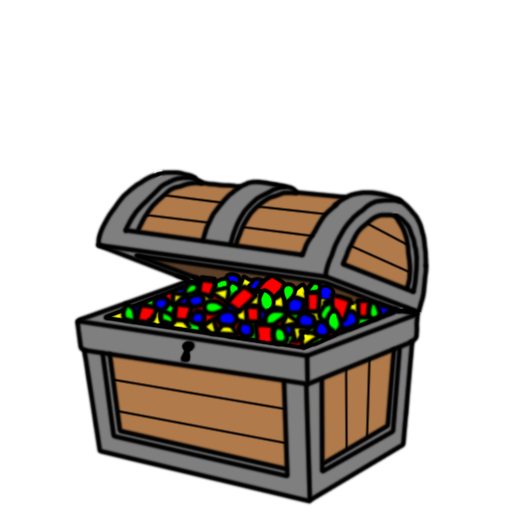
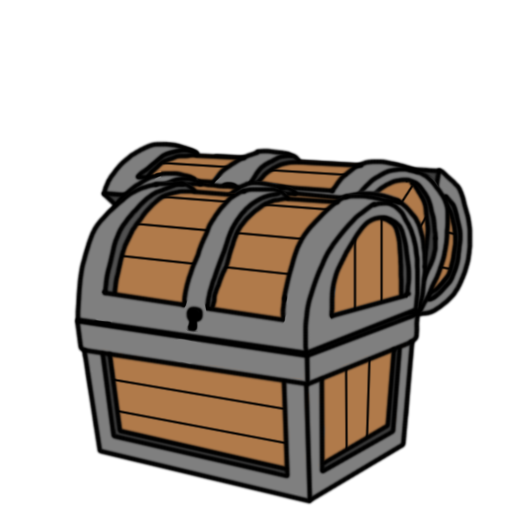
Revision of a layered 512 x 512 image; what changed, layer by layer:
removed group "UpperChest" (1st of 2) (1 layers) over [93, 168, 431, 318]
removed layer "UpperChest" (2nd of 2, in "UpperChest") from group "UpperChest" over [93, 168, 431, 318]
added group "FrontUp" with 1 layers above "Reward" over [73, 179, 422, 358]
added layer "Layer 15" in group "FrontUp" over [73, 179, 422, 358]
painted on "Emerald" over [73, 271, 422, 474]
removed layer "LowerOutline" over [73, 275, 422, 474]
removed group "UpperChestInside" (1st of 2) (1 layers) over [142, 255, 406, 315]
moved "UpperChestInside" (1st of 2) out of group "UpperChestInside", painted on it over [92, 169, 430, 319]
added layer "Layer 16" above "UpperChestInside" over [99, 140, 453, 318]
added layer "UpperChestInside" (2nd of 2) above "Layer 4" over [186, 152, 475, 319]
